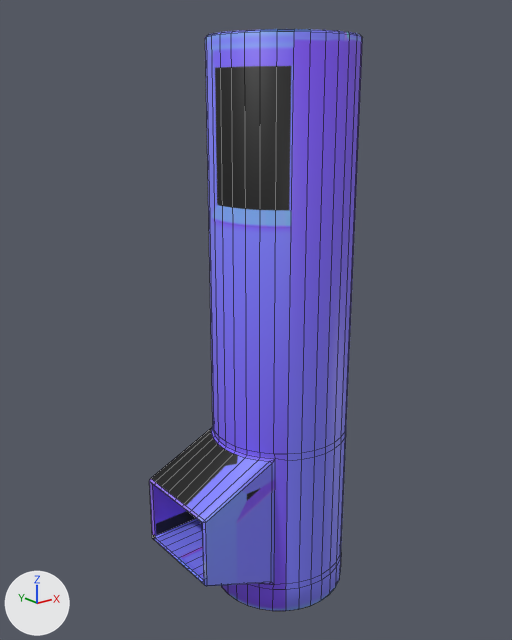
Before and after pictures for a commit that changed the Blender file src/models.blend.
Both versions are drawn from a camera (50 mm lens) standing at (-6.36, -7.38, 5.75) and looking at (-0.39, 0.07, 2.77). The axes (+X, +Y, +Z) are drawn at lower left. The lights are the same throughout. Mesh edges are drawn as thin lines.

Script lines for the objects in view, before the commit:
```python
me_circle_001 = bpy.data.meshes.new('Circle.001')
me_circle_001.from_pydata(...)  # 476 vertices, 441 faces; spans x -1.88..1.0, y -1.0..1.0, z -1.5..6.5
me_circle_001.materials.append(mat_cleanernormalmap)  # picture img_cleanernormalmap
ob_lowpolycleaner = bpy.data.objects.new('LowPolyCleaner', me_circle_001)
ob_lowpolycleaner.location = (0.0, 0.0, 0.0)
```
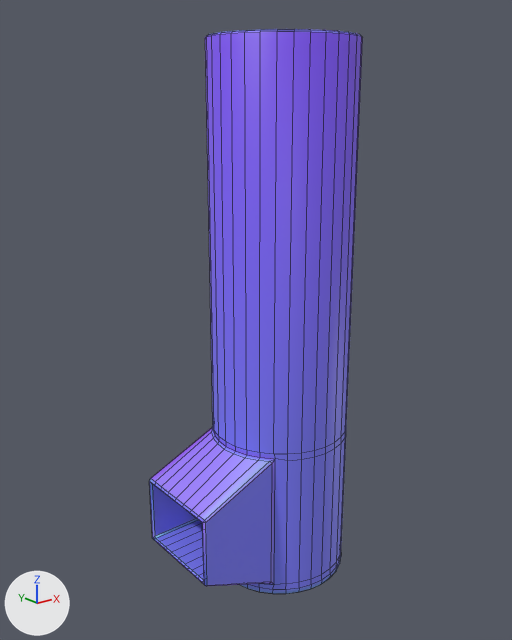
What changed in the scene script:
```text
Change me_circle_001:
    used by ob_lowpolycleaner; location = (0.0, 0.0, 0.0)
    remove me_circle_001.from_pydata(...)  # 476 vertices, 441 faces; spans x -1.88..1.0, y -1.0..1.0, z -1.5..6.5
    add me_circle_001.from_pydata(...)  # 476 vertices, 441 faces; spans x -1.88..1.0, y -1.0..1.0, z -1.2..6.5
    me_circle_001 part 1: all 64 vertices in x -1.0..1.0, y -1.0..1.0, z -1.5..-1.48 are moved by (0.0, 0.0, 0.3)
    me_circle_001 part 2: texture (UV) coordinates of 441 of 441 faces, centred in x -1.88..0.99, y -0.99..0.99, z -1.5..6.5, changed; they spanned u 0.0..1.0, v 0.0..1.0 and now span u 0.0..1.0, v 0.0..1.0
```

Where the change shows, as pixel boxes (x1, y1, x2, y2) in the pictures (512 x 640 px; the box of a moved part takes in the faces that stretch with it):
'LowPolyCleaner', reshaped, surface changed: before (149, 29, 363, 611); after (149, 29, 363, 594)
part 1 of me_circle_001, moved or reshaped: before (221, 557, 341, 611); after (241, 557, 341, 594)
part 2 of me_circle_001, surface changed: (149, 29, 363, 589) in both
